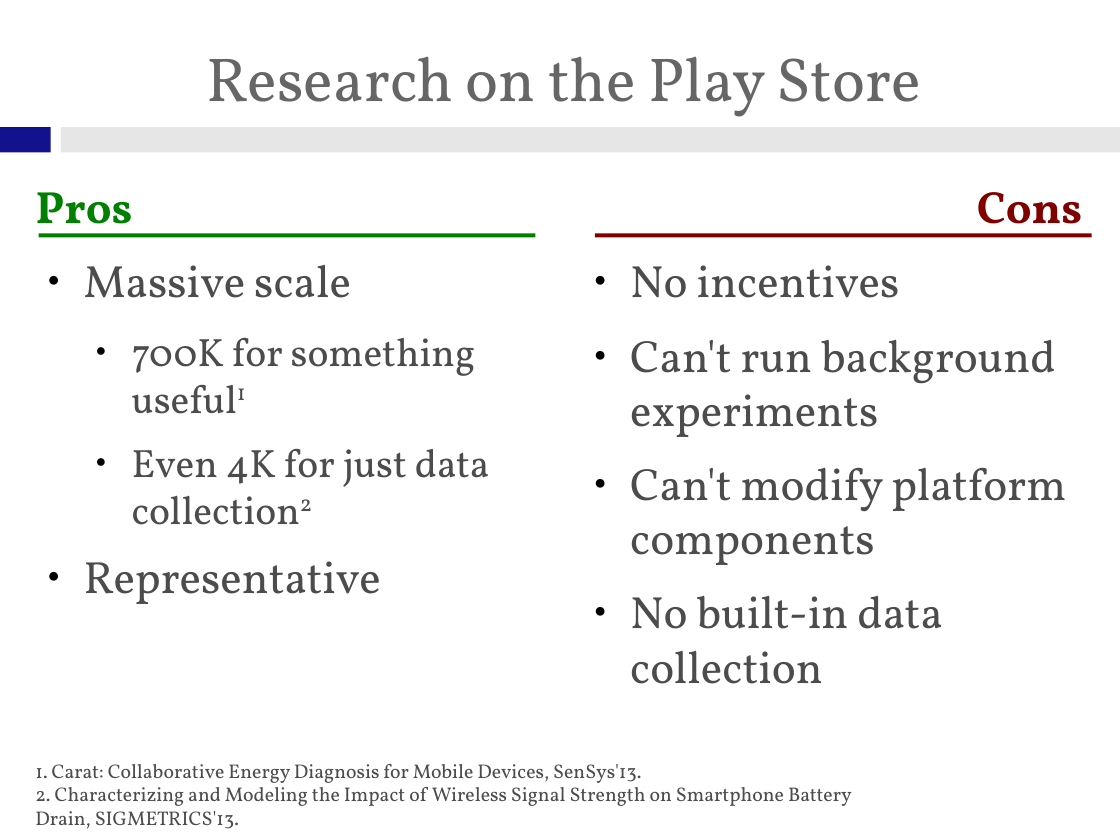
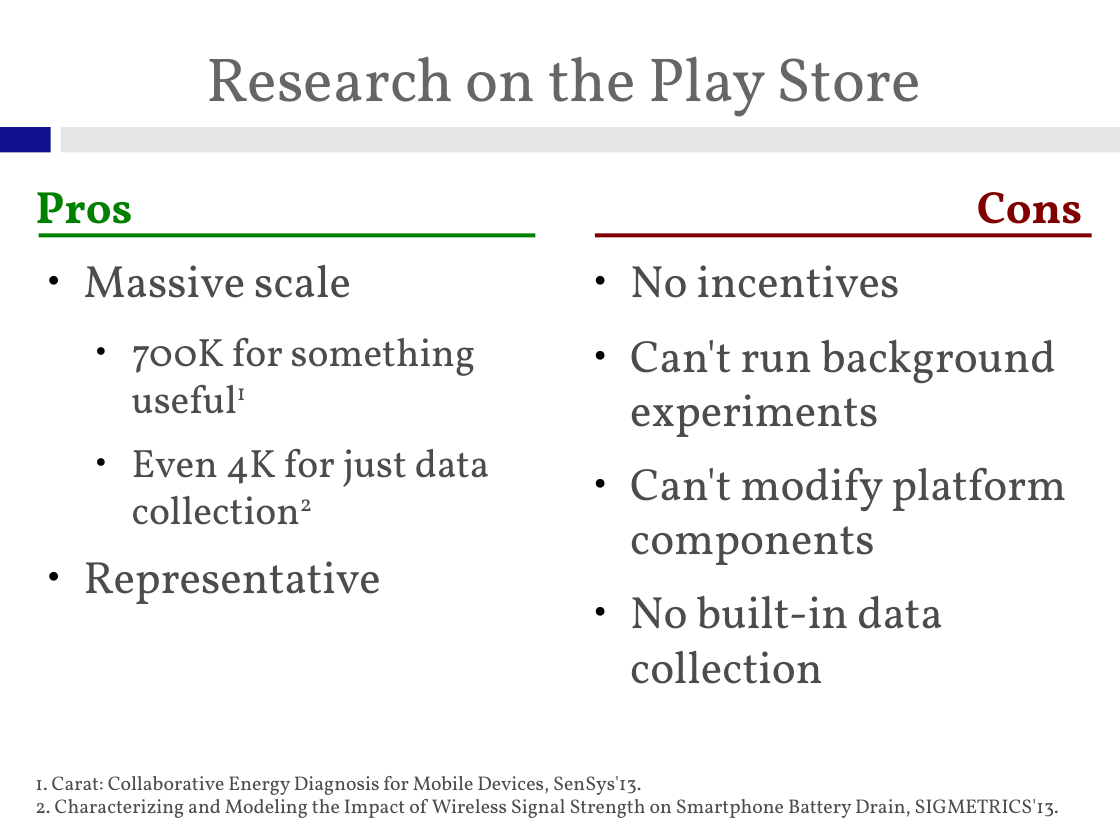
Before and after one commit to gchallen/talks.sensemine2013-phonelab, a slide deck: slide 5 of talk.odp. Drawn at 1120x840 pixels with LibreOffice and Linux fonts; fonts in the diff are those of the drawing; background and template pictures are left out. Boxes give left, top, right and bottom in pixels: in the first picture for what was removed or moved away, otherwise in the second. Text is boxed around its words. In the diff, an @@ line names an element or a change of style, - is before the commit and + after.

```diff
--- a/talk.odp
+++ b/talk.odp
@@ text "1. Carat: Collaborative Energy Diagnosis ..." rewrapped from bbox=[35, 764, 852, 829] to bbox=[35, 776, 1059, 818] @@
```
Also in this commit, not shown: 2 other slides changed, 2 slides added.
